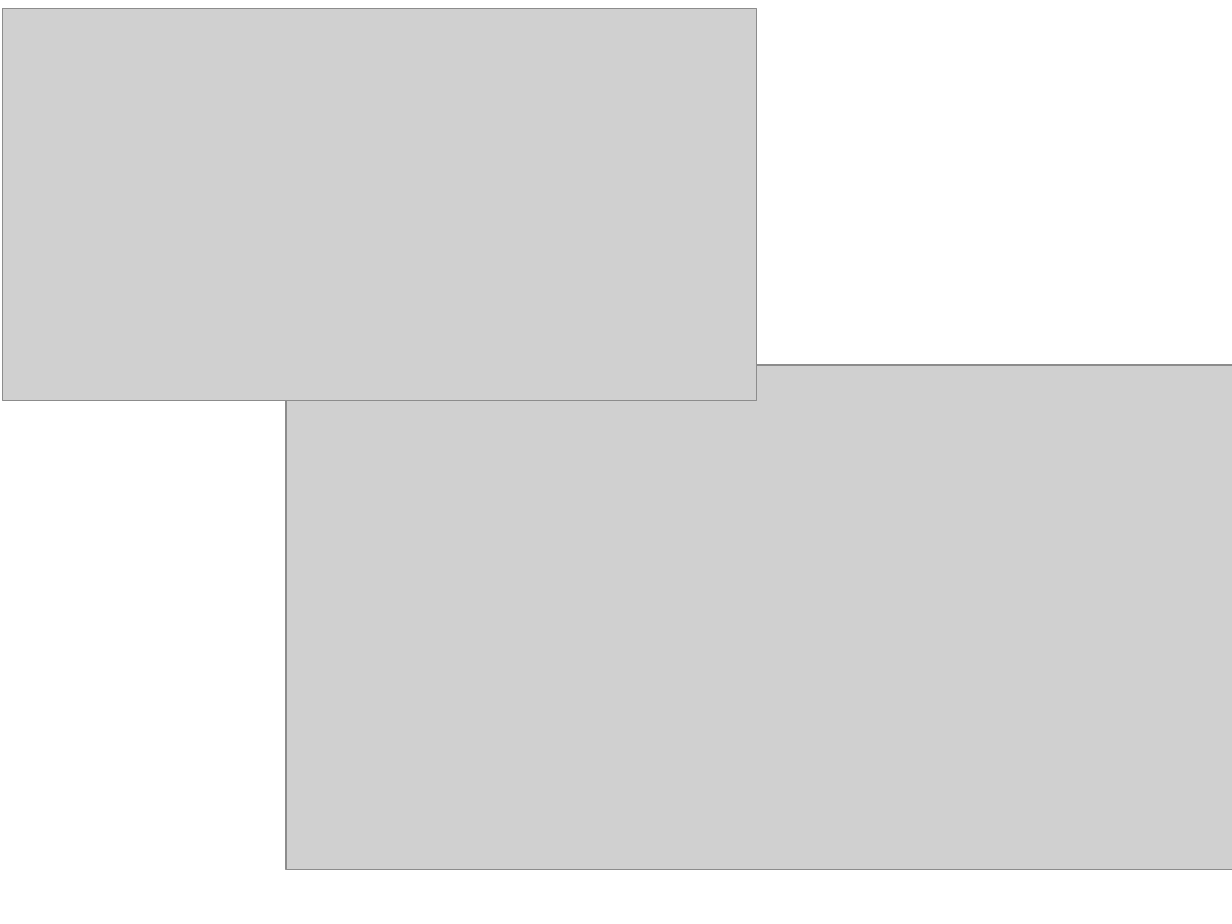
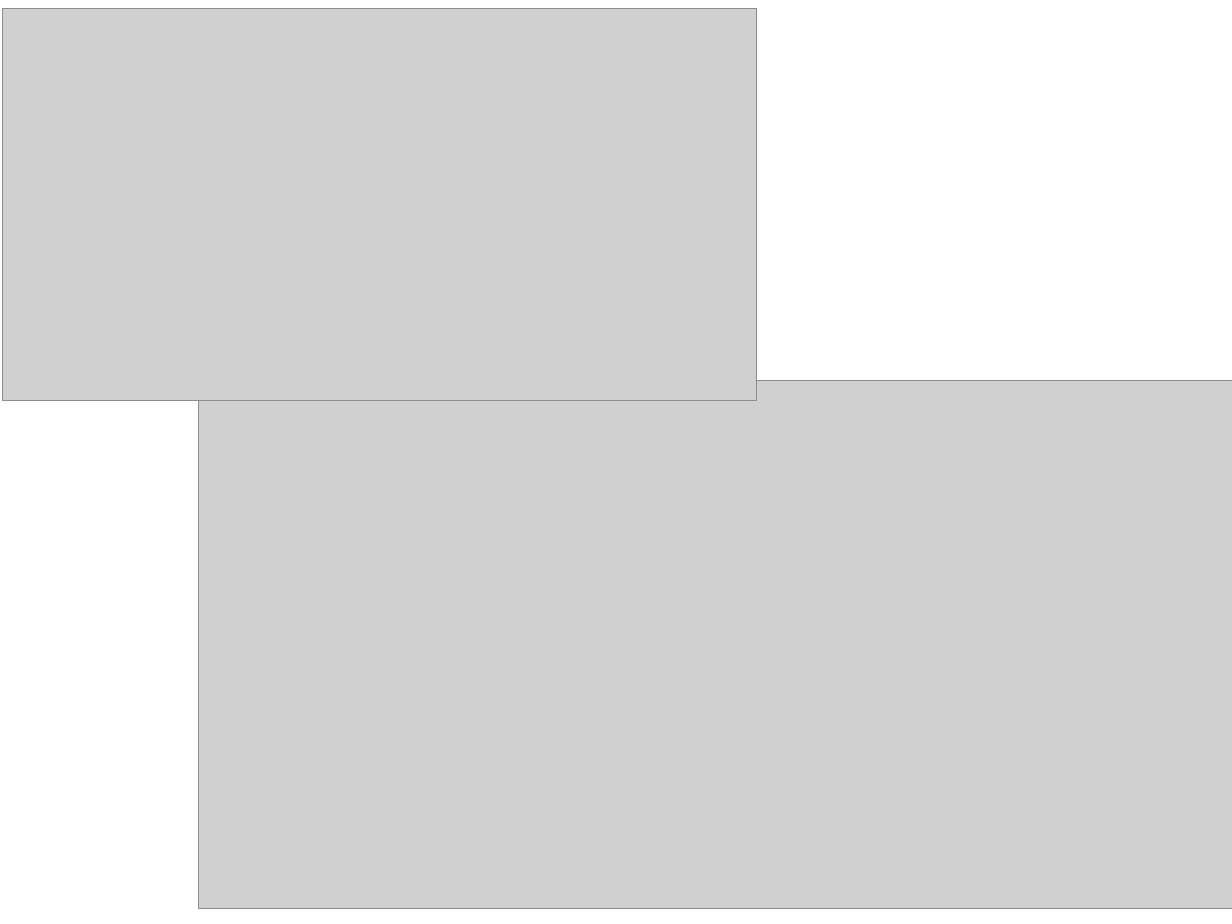
Before and after one commit to noamg/sc, a slide deck: slide 8 of poster.pptx (slide 9 before the commit). Drawn at 1232x924 pixels with LibreOffice and Linux fonts; fonts in the diff are those of the drawing; grey boxes stand for pictures. Boxes give left, top, right and bottom in pixels: in the first picture for what was removed or moved away, otherwise in the second. Text is boxed around its words. In the diff, an @@ line names an element or a change of style, - is before the commit and + after.

Commit message:
final poster

```diff
--- a/poster.pptx
+++ b/poster.pptx
@@ picture: place and size @@
-picture at [286, 365, 1232, 869]
+picture at [198, 381, 1232, 908]
```
Also in this commit, not shown: 2 other slides changed, 4 slides added, 5 slides removed, 1 other file.
